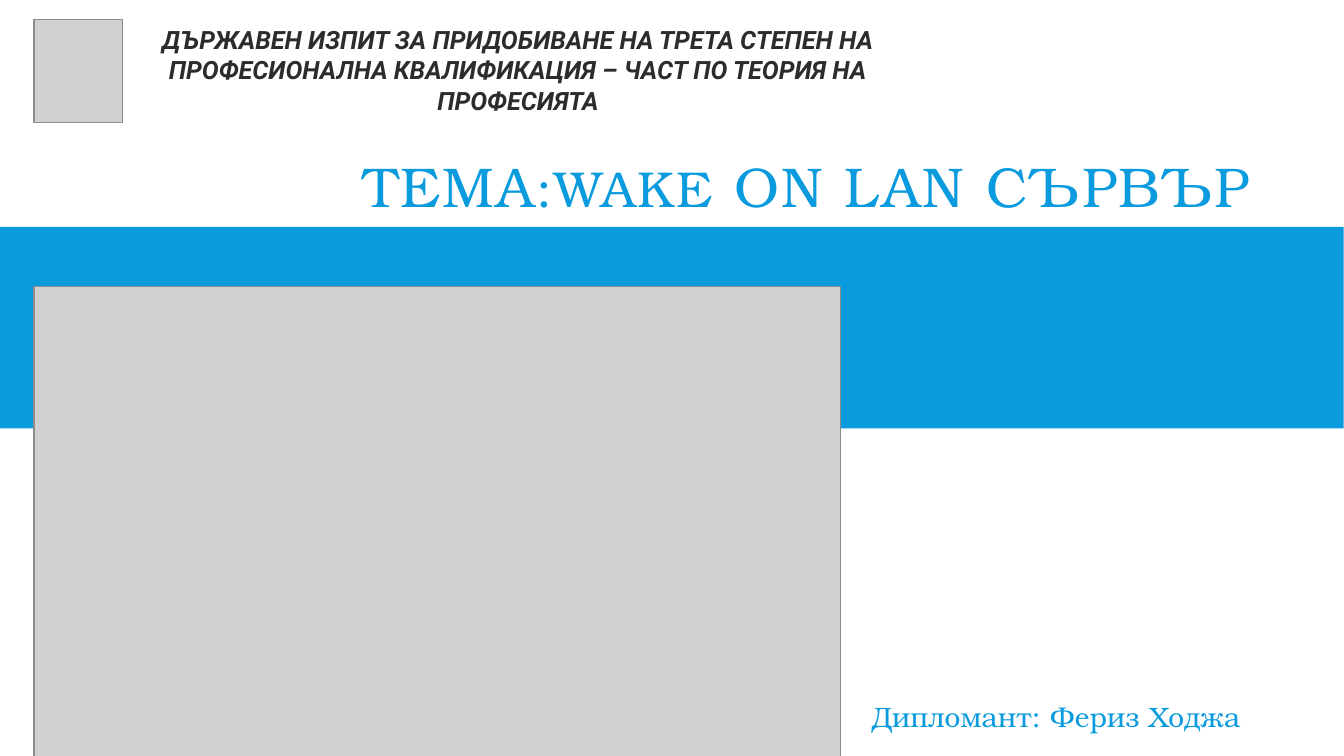
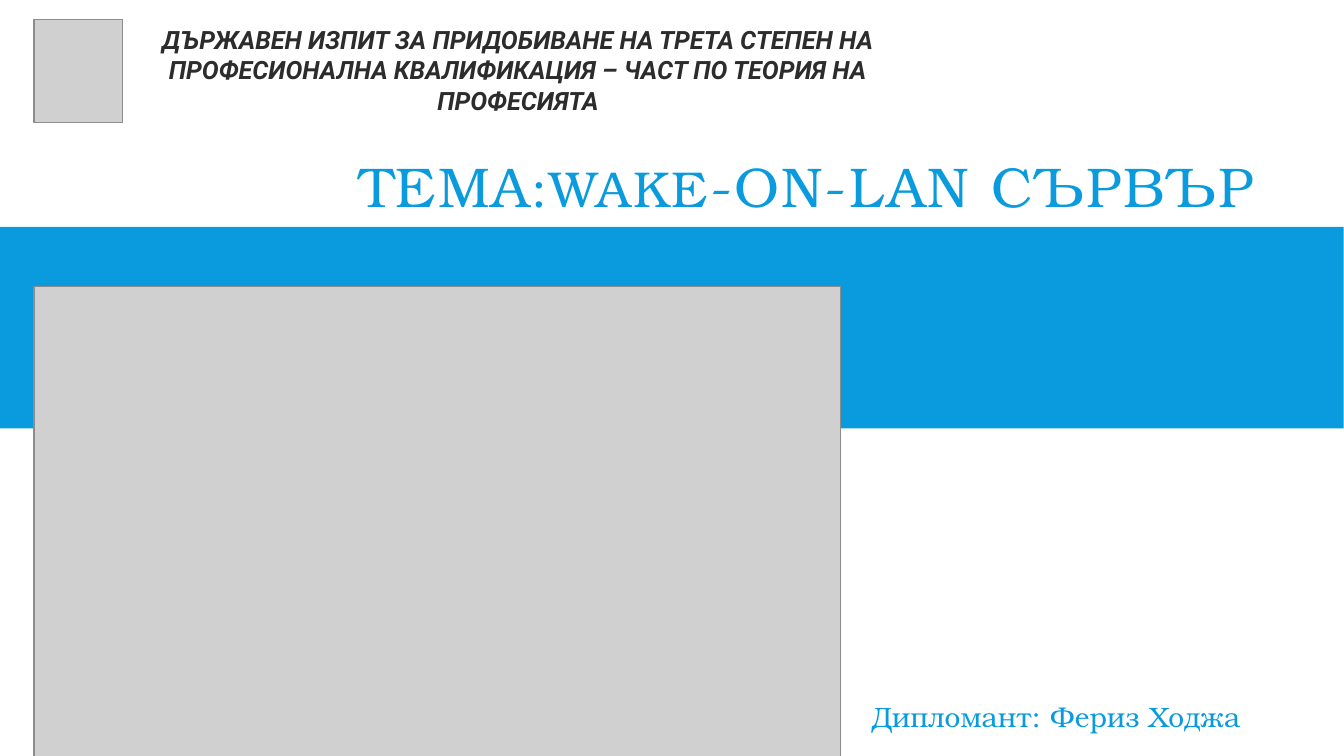
Before and after one commit to pgee-dzi2024/ThemeSP_2607, a slide deck: slide 1 of DR/защита.pptx. Drawn at 1344x756 pixels with LibreOffice and Linux fonts; fonts in the diff are those of the drawing; grey boxes stand for pictures. Boxes give left, top, right and bottom in pixels: in the first picture for what was removed or moved away, otherwise in the second. Text is boxed around its words. In the diff, an @@ line names an element or a change of style, - is before the commit and + after.

```diff
--- a/DR/защита.pptx
+++ b/DR/защита.pptx
@@ title at (x1=359, y1=168, x2=1253, y2=208): text changed @@
-ТЕМА:WAKE ON LAN СЪРВЪР
+ТЕМА:WAKE-ON-LAN СЪРВЪР
```
Also in this commit, not shown: 1 other file.
